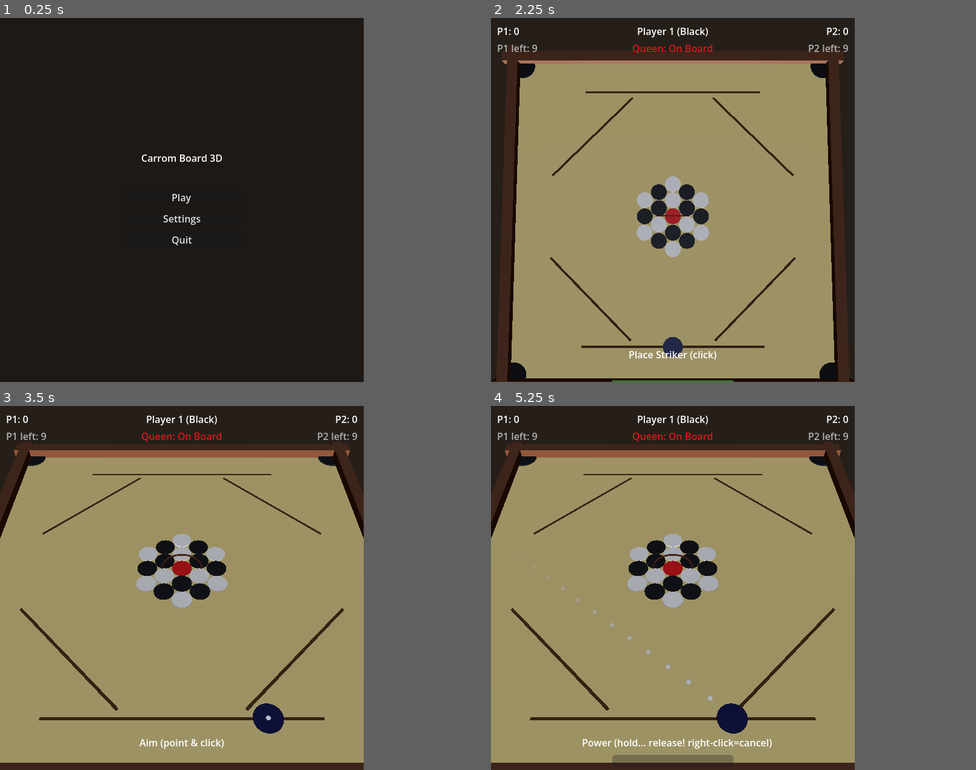
Above: before the commit, frames 1-4 (two rows, left to right).
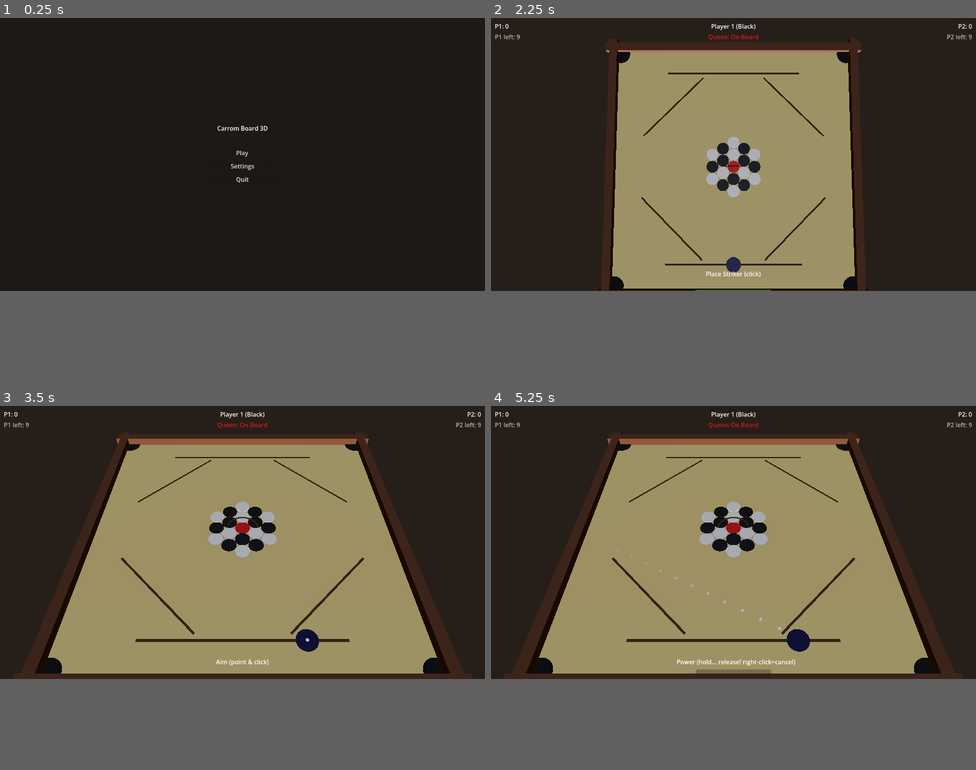
Above: after the commit, the same moments.

Repository: sidtheone/Carrom
Game: Godot game, scene res://scenes/ui/main_menu.tscn
Same seed, same stepped clock (60 frames per second), same inputs: the game is played once before the commit and once after it. Before the commit the project starts from res://scenes/main_menu.tscn.
Inputs (mouse positions are in pixels of both pictures, inside the frame that each line leads up to):
- Up to frame 1 (0.25 s): no input
- Up to frame 2 (2.25 s): click "Settings" at 0.5 s; click "Back" at 1.25 s; click "Play" at 2 s
- Up to frame 3 (3.5 s): tap Enter at 2.75 s; move the mouse to (261, 569) at 2.77 s; click (261, 569) at 2.92 s
- Up to frame 4 (5.25 s): move the mouse to (597, 606) at 3.52 s; click (597, 606) at 3.67 s; tap R (reset_board) at 4.25 s; move the mouse to (709, 507) at 4.27 s; click (709, 507) at 4.42 s; move the mouse to (655, 660) at 5.02 s; click (655, 660) at 5.17 s
In our replay, the window is 600x600 before the commit and 800x450 after it. These sizes can differ from the game's own. Grey fills any space a smaller window leaves; there, only what the larger window draws over its background counts as a difference.

The runs differ from the first frame. In frame 1, 0.5% of the frame differs, in the area x 29-56%, y 29-63%; in frame 2, 27%; in frame 3, 29%; in frame 4, 30%, in the area x 0-100%, y 1-100%.

Commit message:
Reorganize project structure + update docs and analysis
- Move scripts to scene-based folders (autoload/, scenes/game/, scenes/ui/)
- Update all scene references for new paths
- Update GAME_DOCUMENTATION.md and engine.md with current architecture
- Update analysis files with resolved findings
- Mark aim-fix-plan as IMPLEMENTED

Co-Authored-By: Claude Opus 4.6 (1M context) <noreply@anthropic.com>

Diff:
--- a/godot/project.godot
+++ b/godot/project.godot
@@ -15,18 +15,18 @@
 [application]
 
 config/name="Carrom Board 3D"
-run/main_scene="res://scenes/main_menu.tscn"
+run/main_scene="res://scenes/ui/main_menu.tscn"
 config/features=PackedStringArray("4.6", "Forward Plus")
 
 [autoload]
 
-GameManager="*res://scripts/game_manager.gd"
-AudioManager="*res://scripts/audio_manager.gd"
+GameManager="*res://autoload/game_manager.gd"
+AudioManager="*res://autoload/audio_manager.gd"
 
 [display]
 
-window/size/viewport_width=600
-window/size/viewport_height=600
+window/size/viewport_width=1280
+window/size/viewport_height=720
 window/stretch/mode="viewport"
 
 [input]
--- a/godot/scripts/board.gd
+++ b/godot/scenes/game/board.gd
@@ -297,7 +297,7 @@
 	striker.position = Vector3(0, MEN_HEIGHT * 0.5, 29.0)
 	striker.freeze = true
 
-	var striker_script: Resource = load("res://scripts/striker.gd")
+	var striker_script: Resource = load("res://scenes/game/striker.gd")
 	if striker_script:
 		striker.set_script(striker_script)
 
--- a/godot/scenes/main.tscn
+++ b/godot/scenes/game/main.tscn
@@ -1,8 +1,8 @@
 [gd_scene load_steps=5 format=3]
 
-[ext_resource type="Script" path="res://scripts/board.gd" id="1_board"]
-[ext_resource type="Script" path="res://scripts/camera_controller.gd" id="2_camera"]
-[ext_resource type="PackedScene" path="res://scenes/hud.tscn" id="3_hud"]
+[ext_resource type="Script" path="res://scenes/game/board.gd" id="1_board"]
+[ext_resource type="Script" path="res://scenes/game/camera_controller.gd" id="2_camera"]
+[ext_resource type="PackedScene" path="res://scenes/ui/hud.tscn" id="3_hud"]
 
 [sub_resource type="Environment" id="Environment_1"]
 background_mode = 1
--- a/godot/scripts/hud.gd
+++ b/godot/scenes/ui/hud.gd
@@ -97,7 +97,7 @@
 
 
 func _on_menu_pressed() -> void:
-	get_tree().change_scene_to_file("res://scenes/main_menu.tscn")
+	get_tree().change_scene_to_file("res://scenes/ui/main_menu.tscn")
 
 
 func _update_turn() -> void:
--- a/godot/scenes/hud.tscn
+++ b/godot/scenes/ui/hud.tscn
@@ -1,6 +1,6 @@
 [gd_scene load_steps=2 format=3]
 
-[ext_resource type="Script" path="res://scripts/hud.gd" id="1_hud"]
+[ext_resource type="Script" path="res://scenes/ui/hud.gd" id="1_hud"]
 
 [node name="HUD" type="CanvasLayer"]
 script = ExtResource("1_hud")
--- a/godot/scripts/main_menu.gd
+++ b/godot/scenes/ui/main_menu.gd
@@ -2,11 +2,11 @@
 
 
 func _on_play_pressed() -> void:
-	get_tree().change_scene_to_file("res://scenes/main.tscn")
+	get_tree().change_scene_to_file("res://scenes/game/main.tscn")
 
 
 func _on_settings_pressed() -> void:
-	get_tree().change_scene_to_file("res://scenes/settings.tscn")
+	get_tree().change_scene_to_file("res://scenes/ui/settings.tscn")
 
 
 func _on_quit_pressed() -> void:
--- a/godot/scenes/main_menu.tscn
+++ b/godot/scenes/ui/main_menu.tscn
@@ -1,6 +1,6 @@
 [gd_scene load_steps=2 format=3]
 
-[ext_resource type="Script" path="res://scripts/main_menu.gd" id="1_menu"]
+[ext_resource type="Script" path="res://scenes/ui/main_menu.gd" id="1_menu"]
 
 [node name="MainMenu" type="Control"]
 layout_mode = 3
--- a/godot/scripts/settings.gd
+++ b/godot/scenes/ui/settings.gd
@@ -6,4 +6,4 @@
 
 
 func _on_back_pressed() -> void:
-	get_tree().change_scene_to_file("res://scenes/main_menu.tscn")
+	get_tree().change_scene_to_file("res://scenes/ui/main_menu.tscn")
--- a/godot/scenes/settings.tscn
+++ b/godot/scenes/ui/settings.tscn
@@ -1,6 +1,6 @@
 [gd_scene load_steps=2 format=3]
 
-[ext_resource type="Script" path="res://scripts/settings.gd" id="1_settings"]
+[ext_resource type="Script" path="res://scenes/ui/settings.gd" id="1_settings"]
 
 [node name="Settings" type="Control"]
 layout_mode = 3
Renamed: godot/scripts/audio_manager.gd -> godot/autoload/audio_manager.gd
Renamed: godot/scripts/audio_manager.gd.uid -> godot/autoload/audio_manager.gd.uid
Renamed: godot/scripts/game_manager.gd -> godot/autoload/game_manager.gd
Renamed: godot/scripts/game_manager.gd.uid -> godot/autoload/game_manager.gd.uid
Renamed: godot/scripts/board.gd.uid -> godot/scenes/game/board.gd.uid
Renamed: godot/scripts/camera_controller.gd -> godot/scenes/game/camera_controller.gd
Renamed: godot/scripts/camera_controller.gd.uid -> godot/scenes/game/camera_controller.gd.uid
Renamed: godot/scripts/striker.gd -> godot/scenes/game/striker.gd
Renamed: godot/scripts/striker.gd.uid -> godot/scenes/game/striker.gd.uid
Renamed: godot/scripts/hud.gd.uid -> godot/scenes/ui/hud.gd.uid
Renamed: godot/scripts/main_menu.gd.uid -> godot/scenes/ui/main_menu.gd.uid
Renamed: godot/scripts/settings.gd.uid -> godot/scenes/ui/settings.gd.uid
(and 8 more such lines)
